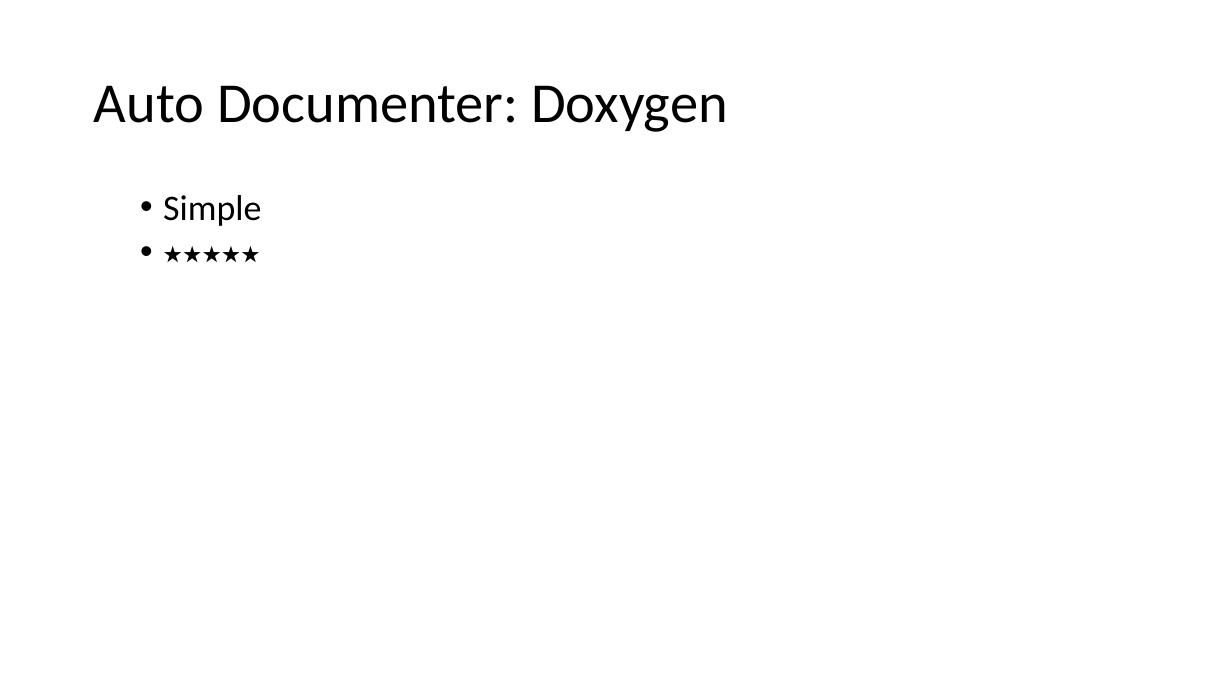
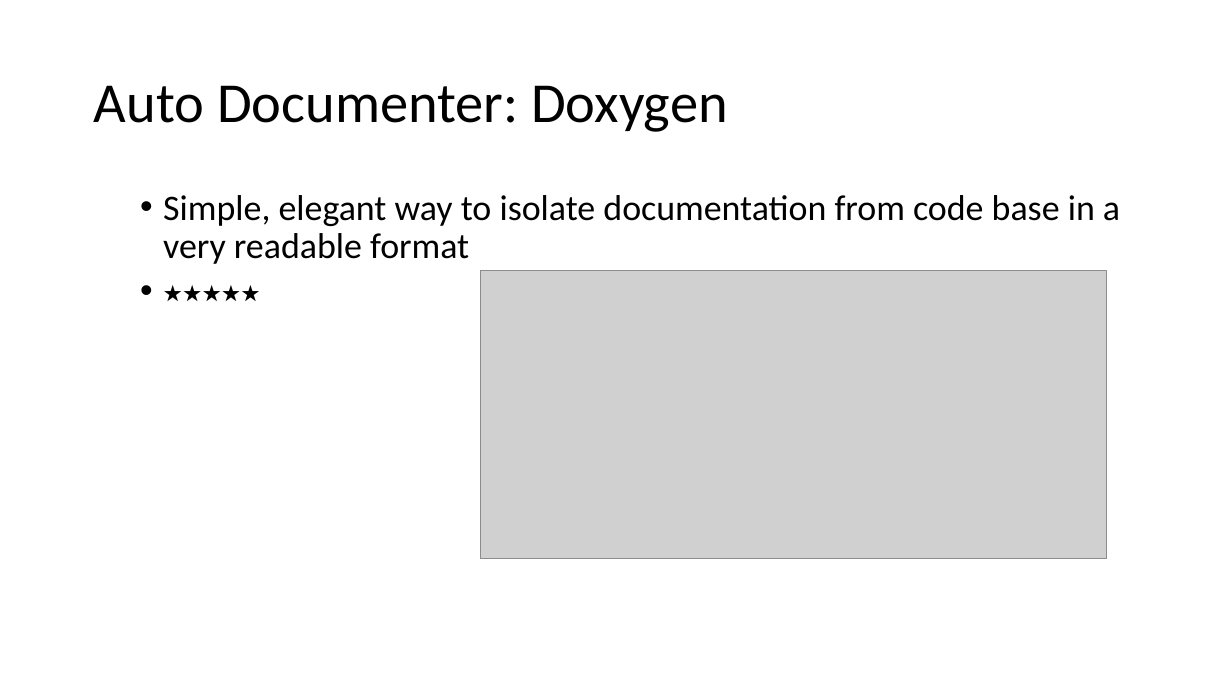
Before and after one commit to jjh68069/3308_Project, a slide deck: slide 7 of Documentation/ProjectPart5.pptx. Drawn at 1232x693 pixels with LibreOffice and Linux fonts; fonts in the diff are those of the drawing; grey boxes stand for pictures. Boxes give left, top, right and bottom in pixels: in the first picture for what was removed or moved away, otherwise in the second. Text is boxed around its words. In the diff, an @@ line names an element or a change of style, - is before the commit and + after.

Commit message:
Documentation
Added documentation here

```diff
--- a/Documentation/ProjectPart5.pptx
+++ b/Documentation/ProjectPart5.pptx
@@ text at [163,195,1120,264]: text changed @@
-  • Simple
+  • Simple, elegant way to isolate documentation from code base in a very readable format
@@ picture added at [481,270,1106,558] @@
```
Also in this commit, not shown: 8 other slides changed, 2 other files.
